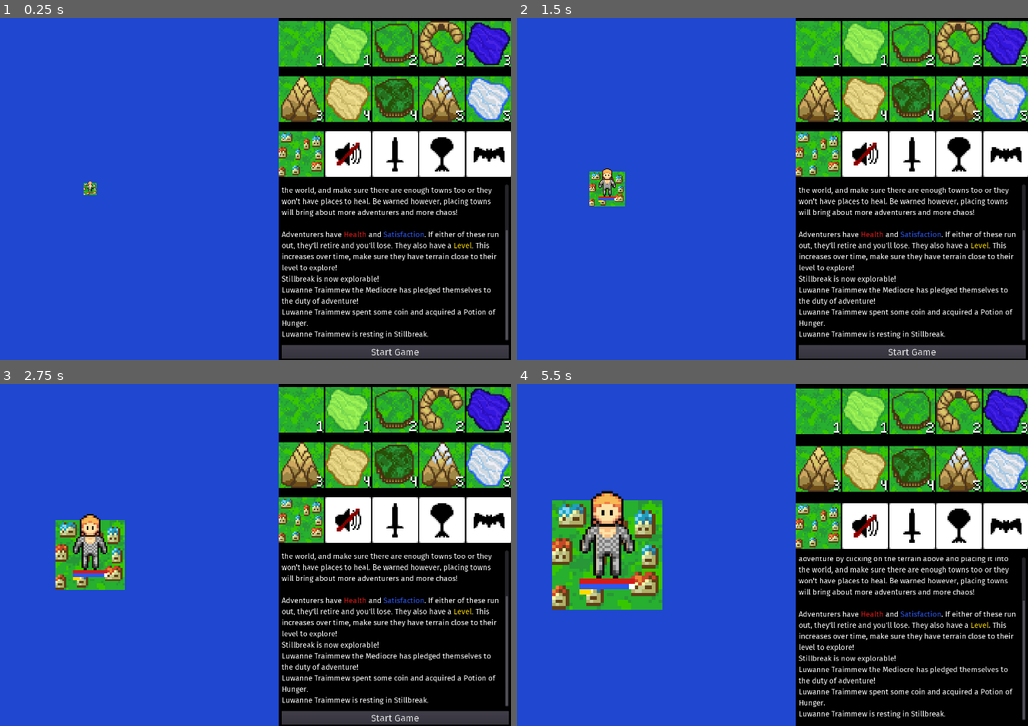
Above: before the commit, frames 1-4 (two rows, left to right).
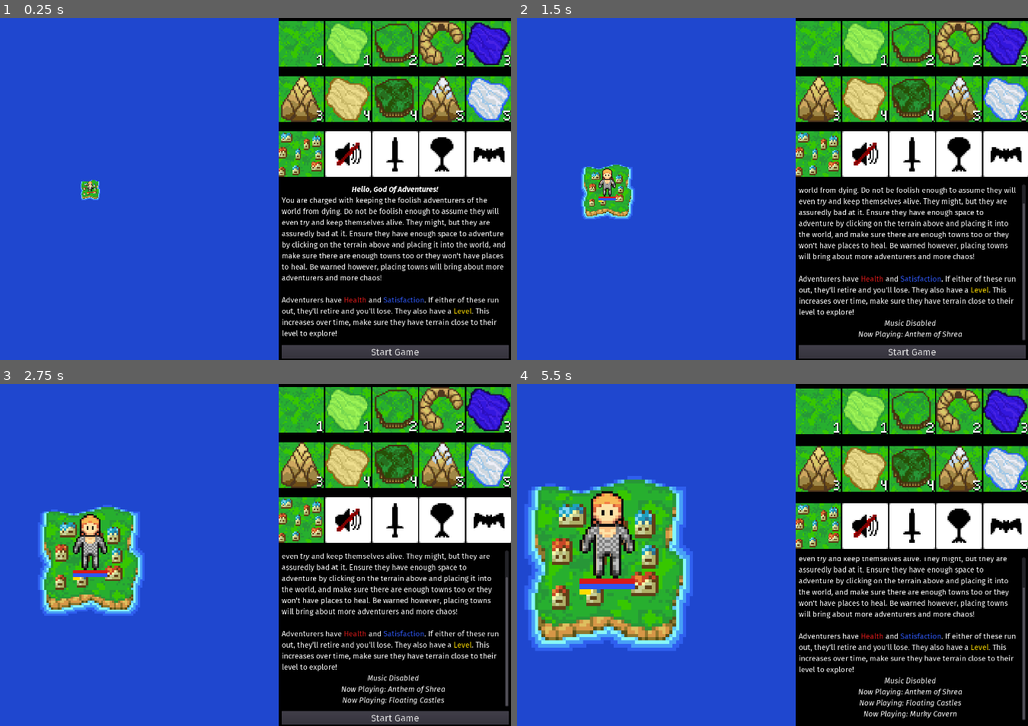
Above: after the commit, the same moments.

Repository: LLBlumire/ldjam46
Game: Godot game, scene res://src/OverviewUI/OverviewUI.tscn
Same seed, same stepped clock (60 frames per second), same inputs: the game is played once before the commit and once after it.
Inputs (mouse positions are in pixels of both pictures, inside the frame that each line leads up to):
- Up to frame 1 (0.25 s): no input
- Up to frame 2 (1.5 s): click (864, 154) at 0.5 s; click (910, 154) at 1.25 s
- Up to frame 3 (2.75 s): click (444, 520) at 2 s
- Up to frame 4 (5.5 s): click (1007, 520) at 2.75 s; click "Start Game" at 3.5 s; click (818, 411) at 4.25 s; click (864, 411) at 5 s

The runs differ from the first frame. In frame 1, 6.1% of the frame differs, in the area x 15-100%, y 47-95%; in frame 2, 5.8%; in frame 3, 8.2%; in frame 4, 13%, in the area x 1-100%, y 26-98%.

Commit message:
END OF LDJAM

Diff:
--- a/src/Adventurers/Adventurers.gd
+++ b/src/Adventurers/Adventurers.gd
@@ -35,7 +35,8 @@
 var last_pos : Vector2 = Vector2(0,0)
 var pos_progress : float = 1.0
 var rng = RandomNumberGenerator.new()
-var ready_to_adventure = true
+var ready_to_adventure = false
+var has_anounced_self = false
 
 var unexplored : Dictionary = {}
 
@@ -63,7 +64,6 @@
 	set_adventurer_name()
 	set_sprite()
 	update_stats()
-	get_node(NodeMgr.chat_log).post_message("{name} the {class} has pledged themselves to the duty of adventure!".format({"name":adventurer_name,"class": race_string}))
 	var cpos = world_node.world_map.map_to_world(pos) + Vector2(16,10)
 	position = cpos
 	scale = Vector2(0.8, 0.8)
@@ -189,18 +189,20 @@
 	var terrain_level = TileData.LEVELS[terrain]
 	var action = "bored"
 	var quot : float = float(terrain_level) / float(level)
+	var monster_encountered = false
+	var loot_found = false
 	current_satisfaction = clamp(current_satisfaction - 0.1, 0, 1)
 	if unexplored.has(world_map.pos_ids[pos]):
 		current_satisfaction = clamp(current_satisfaction + (0.2 * quot), 0, 1)
 		unexplored.erase(world_map.pos_ids[pos])
 		action = "adventuring"
 		if(randi() % 4 == 0):
-			encounter_monster()
+			monster_encountered = true
 	if terrain == 0:
 		current_health = clamp(current_health + 0.5, 0, 1)
 		action = "resting"
 		if(randi() % 4 == 0):
-			find_loot()
+			loot_found = true
 	else:
 		current_health = clamp(current_health - (0.1*quot), 0, 1)
 	adventure_count += 1
@@ -209,8 +211,15 @@
 		level += 1
 	update_stats()
 	get_node(NodeMgr.chat_log).post_message("{name} is {action} in {place}.".format({"name":adventurer_name,"place":world_map.tile_data[pos],"action" : action }))
+	if monster_encountered:
+		encounter_monster()
+	if loot_found:
+		find_loot()
 
 func _on_TurnTimer_timeout():
+	if !has_anounced_self:
+		get_node(NodeMgr.chat_log).post_message("{name} the {class} has pledged themselves to the duty of adventure!".format({"name":adventurer_name,"class": race_string}))
+		has_anounced_self = true
 	if world_map.world_tile_map.get_cell_autotile_coord(pos.x, pos.y).x == 0 && current_health < 1: #is on town
 		current_health = min(current_health + 0.5, 1)
 	elif current_health <= 0.3:
--- a/src/OverviewUI/BuildMenu.gd
+++ b/src/OverviewUI/BuildMenu.gd
@@ -63,15 +63,25 @@
 	audio_bg_default.stop()
 	audio_bg_friendly.stop()
 	audio_bg_hostile.stop()
+	get_node(NodeMgr.chat_log).post_message("[center][i]Music Disabled[/i][/center]")
 
 func _on_FriendlyButton_pressed():
-	_on_MuteButton_pressed()
+	audio_bg_default.stop()
+	audio_bg_friendly.stop()
+	audio_bg_hostile.stop()
 	audio_bg_friendly.play()
+	get_node(NodeMgr.chat_log).post_message("[center][i]Now Playing: Floating Castles[/i][/center]")
 
 func _on_DefaultButton_pressed():
-	_on_MuteButton_pressed()
+	audio_bg_default.stop()
+	audio_bg_friendly.stop()
+	audio_bg_hostile.stop()
 	audio_bg_default.play()
+	get_node(NodeMgr.chat_log).post_message("[center][i]Now Playing: Anthem of Shrea[/i][/center]")
 
 func _on_HostileButton_pressed():
-	_on_MuteButton_pressed()
+	audio_bg_default.stop()
+	audio_bg_friendly.stop()
+	audio_bg_hostile.stop()
 	audio_bg_hostile.play()
+	get_node(NodeMgr.chat_log).post_message("[center][i]Now Playing: Murky Cavern[/i][/center]")
--- a/src/WorldMap/WorldMap.gd
+++ b/src/WorldMap/WorldMap.gd
@@ -93,7 +93,8 @@
 		astar.connect_points(this_astar_id, pos_ids[location + Vector2(0, 1)])
 	if pos_ids.has(location + Vector2(0, -1)):
 		astar.connect_points(this_astar_id, pos_ids[location + Vector2(0, -1)])
-	get_node(NodeMgr.chat_log).post_message("{place} is now explorable!".format({"place":tile_data[location]}))
+	if make_noise:
+		get_node(NodeMgr.chat_log).post_message("{place} is now explorable!".format({"place":tile_data[location]}))
 	if tile == 0:
 		world_node.spawn_adventurer(location)
 		towns.append(this_astar_id)
@@ -151,14 +152,14 @@
 	offsets[west][0] = 2
 	offsets[north+west][0] = max(1, offsets[north+west][0])
 
-#	set_border(loc_north, to_ternary(offsets[north]))
-#	set_border(loc_north_east, to_ternary(offsets[north+east]))
-#	set_border(loc_east, to_ternary(offsets[east]))
-#	set_border(loc_south_east, to_ternary(offsets[south+east]))
-#	set_border(loc_south, to_ternary(offsets[south]))
-#	set_border(loc_south_west, to_ternary(offsets[south+west]))
-#	set_border(loc_west, to_ternary(offsets[west]))
-#	set_border(loc_north_west, to_ternary(offsets[north+west]))
+	set_border(loc_north, to_ternary(offsets[north]))
+	set_border(loc_north_east, to_ternary(offsets[north+east]))
+	set_border(loc_east, to_ternary(offsets[east]))
+	set_border(loc_south_east, to_ternary(offsets[south+east]))
+	set_border(loc_south, to_ternary(offsets[south]))
+	set_border(loc_south_west, to_ternary(offsets[south+west]))
+	set_border(loc_west, to_ternary(offsets[west]))
+	set_border(loc_north_west, to_ternary(offsets[north+west]))
 
 func from_ternary(num: int):
 	num = num + 1
--- a/src/WorldMap/WorldMap.tscn
+++ b/src/WorldMap/WorldMap.tscn
@@ -1,8 +1,9 @@
-[gd_scene load_steps=7 format=2]
+[gd_scene load_steps=9 format=2]
 
 [ext_resource path="res://src/WorldMap/WorldMap.gd" type="Script" id=1]
 [ext_resource path="res://res/worldborders.png" type="Texture" id=2]
 [ext_resource path="res://res/worldsprites.png" type="Texture" id=3]
+[ext_resource path="res://res/worldsprites_select.png" type="Texture" id=4]
 
 [sub_resource type="TileSet" id=1]
 0/name = "worldborders.png 0"
@@ -33,6 +34,29 @@
 0/tex_offset = Vector2( 0, 0 )
 0/modulate = Color( 1, 1, 1, 1 )
 0/region = Rect2( 0, 0, 352, 32 )
+0/tile_mode = 2
+0/autotile/icon_coordinate = Vector2( 0, 0 )
+0/autotile/tile_size = Vector2( 32, 32 )
+0/autotile/spacing = 0
+0/autotile/occluder_map = [  ]
+0/autotile/navpoly_map = [  ]
+0/autotile/priority_map = [  ]
+0/autotile/z_index_map = [  ]
+0/occluder_offset = Vector2( 0, 0 )
+0/navigation_offset = Vector2( 0, 0 )
+0/shape_offset = Vector2( 0, 0 )
+0/shape_transform = Transform2D( 1, 0, 0, 1, 0, 0 )
+0/shape_one_way = false
+0/shape_one_way_margin = 0.0
+0/shapes = [  ]
+0/z_index = 0
+
+[sub_resource type="TileSet" id=4]
+0/name = "worldsprites_select.png 0"
+0/texture = ExtResource( 4 )
+0/tex_offset = Vector2( 0, 0 )
+0/modulate = Color( 1, 1, 1, 1 )
+0/region = Rect2( 0, 0, 384, 32 )
 0/tile_mode = 2
 0/autotile/icon_coordinate = Vector2( 0, 0 )
 0/autotile/tile_size = Vector2( 32, 32 )
@@ -97,7 +121,7 @@
 
 [node name="WorldSelect" type="TileMap" parent="."]
 use_parent_material = true
-tile_set = SubResource( 3 )
+tile_set = SubResource( 4 )
 cell_size = Vector2( 32, 32 )
 cell_custom_transform = Transform2D( 1, 0, 0, 1, 0, 0 )
 cell_tile_origin = 1
Binary file added: res/worldsprites_select.png
Not shown, added: res/worldsprites_select.png.import
Binary file added: screenshots/screenshot_1.png
Binary file added: screenshots/screenshot_2.png
Not shown, changed: .gitignore
Not shown, changed: export/ldjam46.exe
Not shown, added: export/ldjam46.x86_64
Not shown, added: export/ldjam46.zip
